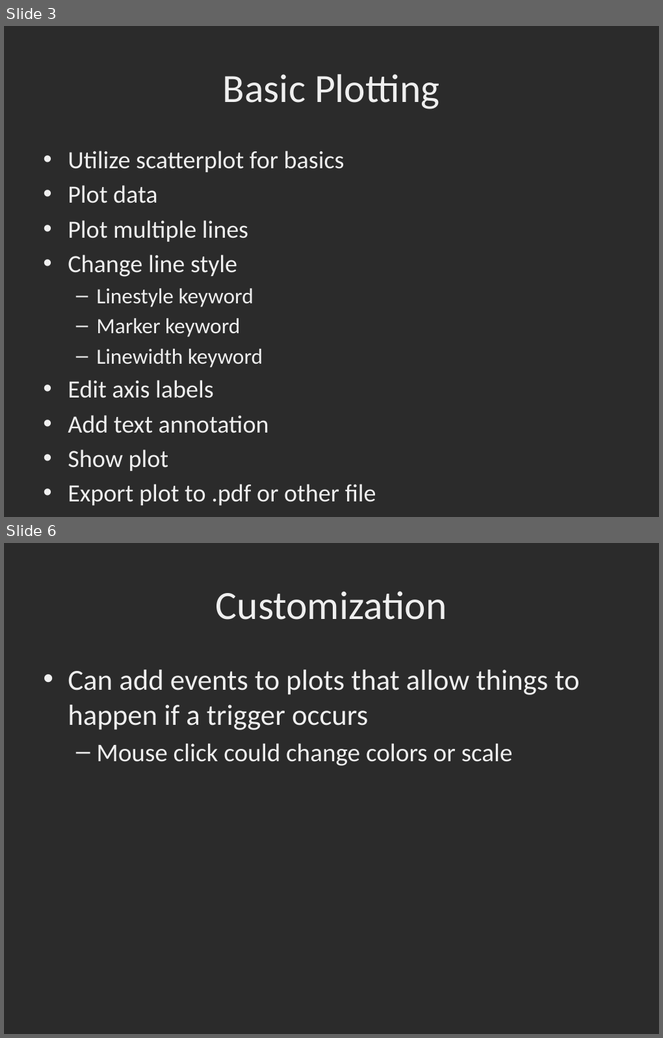
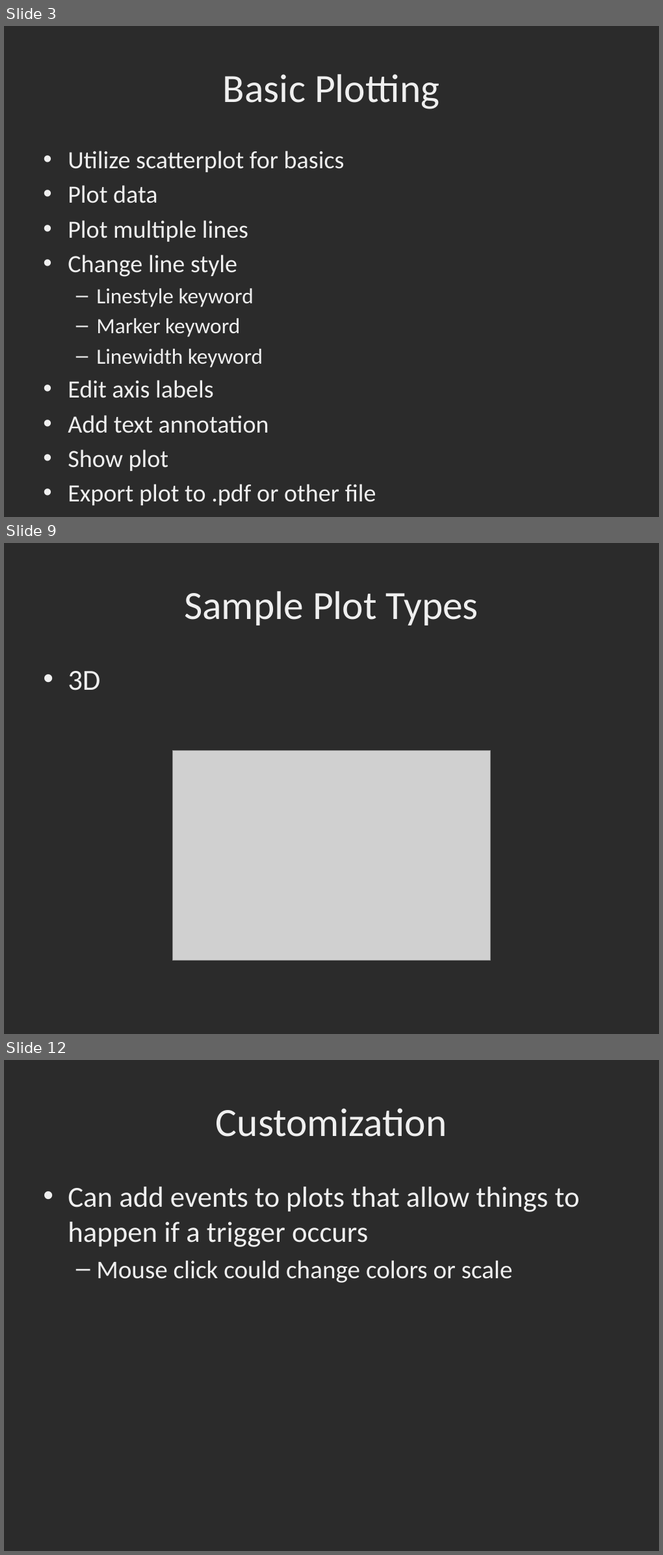
Before and after one commit to dbowmans46/PracticalProgramming, a slide deck: Session 7 - Python/Instructional Material/Session 7 - Python Plotting with MatPlotLib.pptx. Shown one above the other, each under a label of ours: slides 3 and 6 before the commit, slides 3, 9 and 12 after it; the slides between them are not shown. The pictures are 663x1038 and 663x1555 pixels, drawn with LibreOffice and Linux fonts; fonts in the diff are those of the drawing; grey boxes stand for pictures; background and template pictures are left out; a plain dark background stands for a picture behind light text. Boxes give left, top, right and bottom in pixels: in the first picture for what was removed or moved away, otherwise in the second. Text is boxed around its words. In the diff, an @@ line names an element or a change of style, - is before the commit and + after.

Commit message:
Added example images of plots.

```diff
--- a/Session 7 - Python/Instructional Material/Session 7 - Python Plotting with MatPlotLib.pptx
+++ b/Session 7 - Python/Instructional Material/Session 7 - Python Plotting with MatPlotLib.pptx
@@ slide 9 added at box(4, 543, 659, 1034), background picture (left out) @@
@@ title added at box(184, 591, 478, 626), 44 pt, text #EFEFEF @@
+Sample Plot Types
@@ text added at box(68, 671, 100, 691), 32 pt, text #EFEFEF @@
+• 3D
@@ picture added at box(173, 751, 491, 961) @@
@@ what was slide 6 is now slide 12 @@
```
Also in this commit, not shown: 2 slides changed, 5 other slides added.
